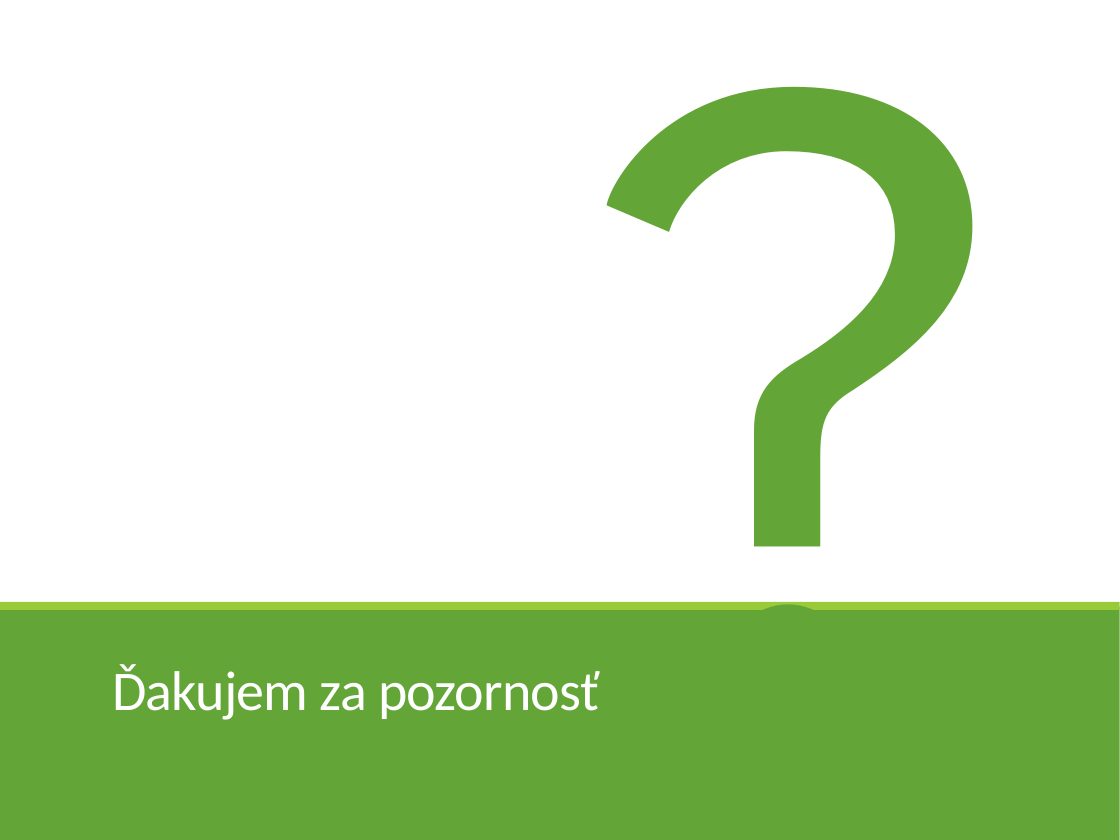
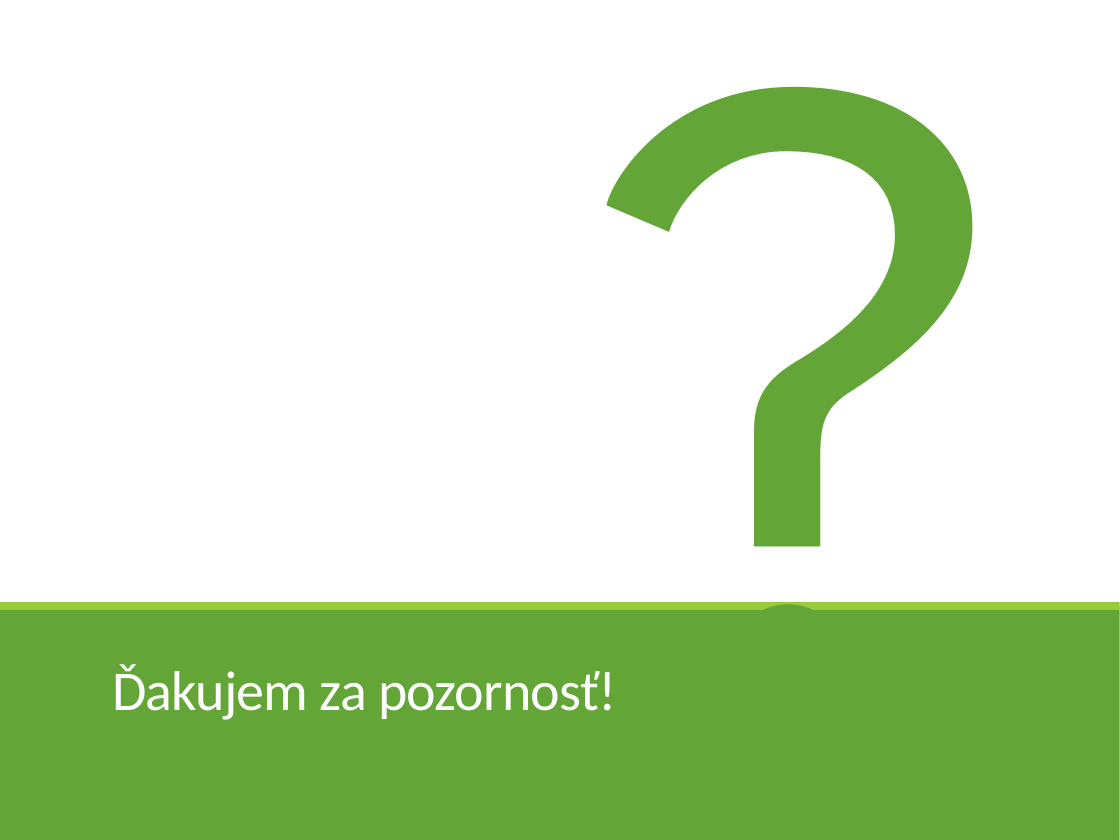
Before and after one commit to ppatrik/DiplomovaPraca, a slide deck: slide 15 of Prezentacie/prezentacia.pptx (slide 14 before the commit). Drawn at 1120x840 pixels with LibreOffice and Linux fonts; fonts in the diff are those of the drawing. Boxes give left, top, right and bottom in pixels: in the first picture for what was removed or moved away, otherwise in the second. Text is boxed around its words. In the diff, an @@ line names an element or a change of style, - is before the commit and + after.

```diff
--- a/Prezentacie/prezentacia.pptx
+++ b/Prezentacie/prezentacia.pptx
@@ title at (112,664,617,720): text changed @@
-Ďakujem za pozornosť
+Ďakujem za pozornosť!
```
Also in this commit, not shown: 7 other slides changed, 1 slide added, 2 other files.
